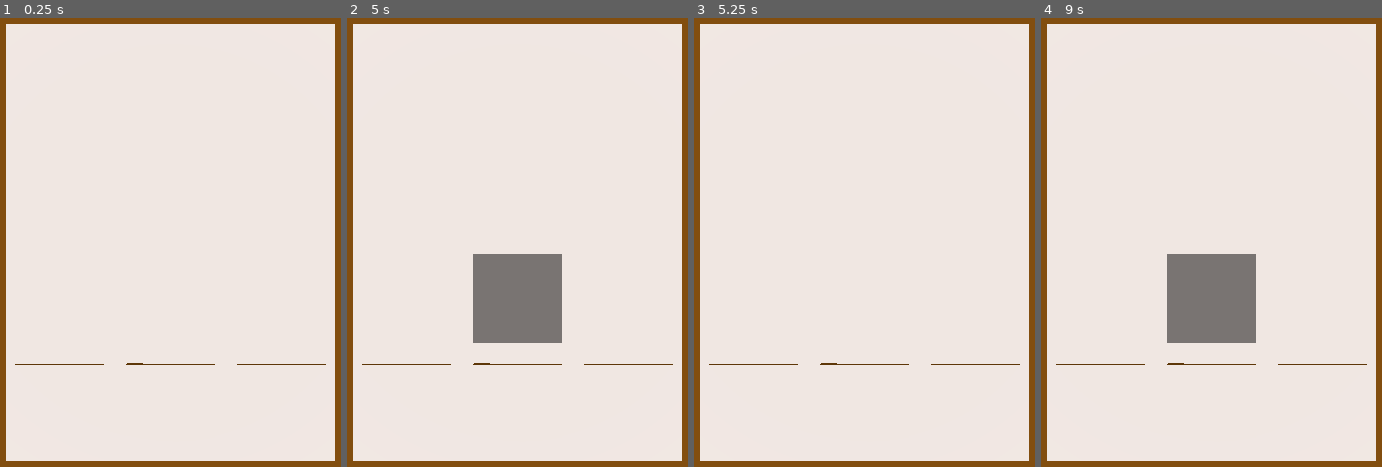
Above: before the commit, frames 1-4 (left to right).
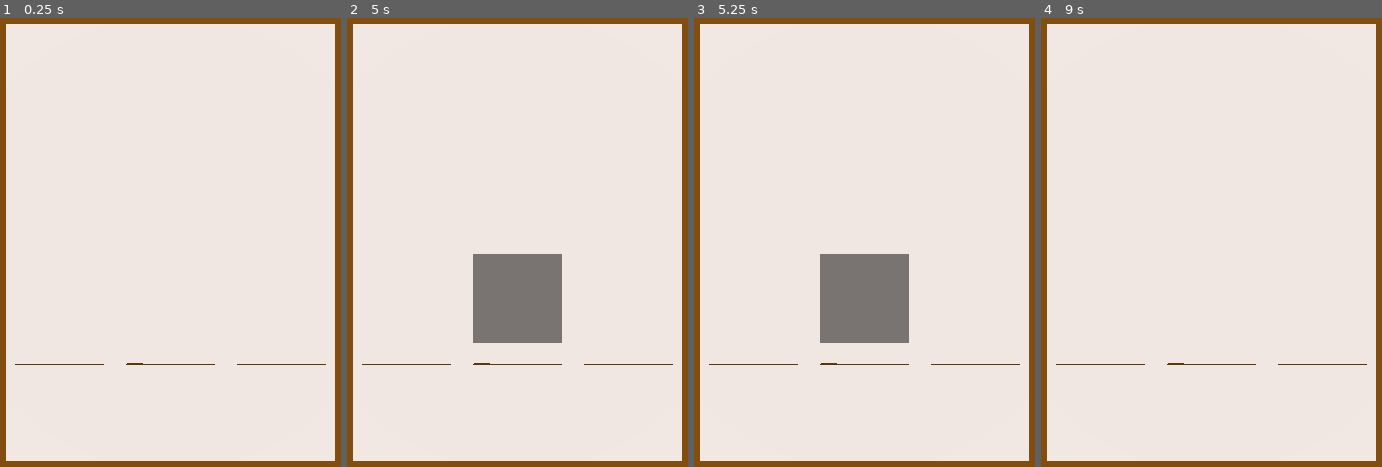
Above: after the commit, the same moments.

Repository: vitalya-dev/Catch-the-Lion
Game: Godot game, scene res://scenes/Main.tscn
Two runs of this game, one before a commit and one after it. Both use one fixed random seed, a clock stepped at 60 frames per second and the inputs below.
Inputs (mouse positions are in pixels of both pictures, inside the frame that each line leads up to):
- Up to frame 1 (0.25 s): no input
- Up to frame 2 (5 s): tap Enter at 0.5, 2, 3.5 s; move the mouse to (outside the picture) at 0.52 s; click (outside the picture) at 0.67 s; tap Space at 1.25, 2.75, 4.25 s; move the mouse to (357, 264) at 1.27 s; click (357, 264) at 1.42 s; move the mouse to (595, 143) at 2.02 s; click (595, 143) at 2.17 s; move the mouse to (476, 332) at 2.77 s; click (476, 332) at 2.92 s; move the mouse to (outside the picture) at 3.52 s; click (outside the picture) at 3.67 s; move the mouse to (outside the picture) at 4.27 s; click (outside the picture) at 4.42 s
- Up to frame 3 (5.25 s): move the mouse to (905, 242) at 5.02 s; click (905, 242) at 5.17 s
- Up to frame 4 (9 s): move the mouse to (1092, 130) at 5.77 s; click (1092, 130) at 5.92 s; move the mouse to (outside the picture) at 6.52 s; click (outside the picture) at 6.67 s; move the mouse to (1051, 264) at 7.27 s; click (1051, 264) at 7.42 s; move the mouse to (1289, 143) at 8.02 s; click (1289, 143) at 8.17 s; move the mouse to (1170, 332) at 8.77 s; click (1170, 332) at 8.92 s

Frames 1-2 are identical in both runs. In frame 3, 5.2% of the frame differs, in the area x 36-64%, y 52-73%; in frame 4, 5.2%.

Commit message:
Working On Pieces.

Diff:
--- a/scenes/Main.tscn
+++ b/scenes/Main.tscn
@@ -1,13 +1,16 @@
-[gd_scene load_steps=15 format=3 uid="uid://b7hgg3b2gex8p"]
+[gd_scene load_steps=18 format=3 uid="uid://b7hgg3b2gex8p"]
 
 [ext_resource type="Script" path="res://scripts/Main.gd" id="1_2phso"]
 [ext_resource type="ArrayMesh" uid="uid://bkvsl3nxqq1bc" path="res://assets/models/Chick.obj" id="1_l1hwv"]
 [ext_resource type="Script" path="res://scripts/Board.gd" id="2_ca0ym"]
 [ext_resource type="ArrayMesh" uid="uid://d2k0mntj66255" path="res://assets/models/Elephant.obj" id="2_e8klm"]
 [ext_resource type="ArrayMesh" uid="uid://0gvwp21xg4qk" path="res://assets/models/Board.obj" id="3_rooy4"]
-[ext_resource type="Script" path="res://scripts/Piece.gd" id="3_udec2"]
+[ext_resource type="Script" path="res://scripts/Chick.gd" id="4_8tvbj"]
 [ext_resource type="ArrayMesh" uid="uid://fhwe4mvund8p" path="res://assets/models/Lion.obj" id="4_13474"]
 [ext_resource type="ArrayMesh" uid="uid://ou0exqxnkddi" path="res://assets/models/Giraffe.obj" id="5_bn2c8"]
+[ext_resource type="Script" path="res://scripts/Elephant.gd" id="6_l0043"]
+[ext_resource type="Script" path="res://scripts/Lion.gd" id="8_e26gx"]
+[ext_resource type="Script" path="res://scripts/Giraffe.gd" id="9_qlqf1"]
 
 [sub_resource type="Environment" id="Environment_r2c78"]
 background_mode = 1
@@ -56,7 +59,7 @@
 
 [node name="Chick" type="Area3D" parent="Pieces"]
 transform = Transform3D(1, 0, 0, 0, 1, 0, 0, 0, 1, 0, 0, 0.5)
-script = ExtResource("3_udec2")
+script = ExtResource("4_8tvbj")
 
 [node name="MeshInstance" type="MeshInstance3D" parent="Pieces/Chick"]
 mesh = ExtResource("1_l1hwv")
@@ -67,7 +70,7 @@
 
 [node name="Elephant" type="Area3D" parent="Pieces"]
 transform = Transform3D(1, 0, 0, 0, 1, 0, 0, 0, 1, -1, 0, 1.5)
-script = ExtResource("3_udec2")
+script = ExtResource("6_l0043")
 
 [node name="MeshInstance" type="MeshInstance3D" parent="Pieces/Elephant"]
 mesh = ExtResource("2_e8klm")
@@ -78,7 +81,7 @@
 
 [node name="Lion" type="Area3D" parent="Pieces"]
 transform = Transform3D(0.999962, -0.00872654, 0, 0.00872654, 0.999962, 0, 0, 0, 1, 0, 0, 1.5)
-script = ExtResource("3_udec2")
+script = ExtResource("8_e26gx")
 
 [node name="MeshInstance" type="MeshInstance3D" parent="Pieces/Lion"]
 mesh = ExtResource("4_13474")
@@ -89,7 +92,7 @@
 
 [node name="Giraffe" type="Area3D" parent="Pieces"]
 transform = Transform3D(1, 0, 0, 0, 1, 0, 0, 0, 1, 1, 0, 1.5)
-script = ExtResource("3_udec2")
+script = ExtResource("9_qlqf1")
 
 [node name="MeshInstance" type="MeshInstance3D" parent="Pieces/Giraffe"]
 mesh = ExtResource("5_bn2c8")
--- a/scripts/Board.gd
+++ b/scripts/Board.gd
@@ -1,4 +1,6 @@
 extends Area3D
+
+class_name Board
 
 signal board_clicked
 
@@ -8,10 +10,19 @@
 
 func _on_board_clicked(camera, event, position, normal, shape_idx):
 	if event is InputEventMouseButton and event.pressed and event.button_index == MOUSE_BUTTON_LEFT:
-		var local_pos = to_local(position) + Vector3(1.5, 0, 2)
-		var grid_pos = Vector2(local_pos.x, local_pos.z).floor()
+		var grid_pos = global_to_grid(position)
 		board_clicked.emit(grid_pos)
 
+func get_piece_grid_position(piece):
+	return global_to_grid(piece.global_transform.origin)
+
+func global_to_grid(global_pos):
+	var local_pos = to_local(global_pos) + Vector3(1.5, 0, 2)
+	return Vector2(local_pos.x, local_pos.z).floor()
+
+func grid_to_global(grid_pos):
+	var local_pos = Vector3(grid_pos.x - 1, 0, grid_pos.y - 1.5)
+	return to_global(local_pos)
 
 # Called every frame. 'delta' is the elapsed time since the previous frame.
 func _process(delta):
--- /dev/null
+++ b/scripts/Chick.gd
@@ -0,0 +1,6 @@
+extends Piece
+
+class_name Chick
+
+func get_possible_moves():
+	return [Vector2(0, 1 * side)]
--- /dev/null
+++ b/scripts/Elephant.gd
@@ -0,0 +1,6 @@
+extends Piece
+
+class_name Elephant
+
+func get_possible_moves():
+	return [Vector2(1, 1), Vector2(-1, -1), Vector2(1, -1), Vector2(-1, 1)]
--- /dev/null
+++ b/scripts/Giraffe.gd
@@ -0,0 +1,6 @@
+extends Piece
+
+class_name Giraffe
+
+func get_possible_moves():
+	return [Vector2(0, 1), Vector2(0, -1), Vector2(1, 0), Vector2(-1, 0)]
--- /dev/null
+++ b/scripts/Lion.gd
@@ -0,0 +1,9 @@
+extends Piece
+
+class_name Lion
+
+func get_possible_moves():
+	return [
+		Vector2(1 , 1), Vector2(-1 , -1), Vector2(1 , -1), Vector2(-1 , 1),
+		Vector2(0, 1), Vector2(0, -1), Vector2(1 , 0), Vector2(-1 , 0)
+	]
--- a/scripts/Main.gd
+++ b/scripts/Main.gd
@@ -12,12 +12,14 @@
 
 func _on_board_clicked(grid_pos):
 	if selected_piece:
-		move_selected_piece_to_grid_position(grid_pos)
-		_on_piece_clicked(selected_piece)
+		var piece_pos = $Board.get_piece_grid_position(selected_piece)
+		var move = grid_pos - piece_pos
+		if move in selected_piece.get_possible_moves():
+			move_selected_piece_to_grid_position(grid_pos)
+			_on_piece_clicked(selected_piece)
 
 func move_selected_piece_to_grid_position(grid_pos):
-	var local_pos = Vector3(grid_pos.x - 1, 0, grid_pos.y - 1.5)
-	var global_pos = $Board.to_global(local_pos)
+	var global_pos = $Board.grid_to_global(grid_pos)
 	selected_piece.global_transform.origin.x = global_pos.x
 	selected_piece.global_transform.origin.z = global_pos.z
 	selected_piece.transform.origin.y = 0
--- a/scripts/Piece.gd
+++ b/scripts/Piece.gd
@@ -8,10 +8,18 @@
 var mesh: MeshInstance3D
 var original_color: Color
 
+enum Side {
+    BLACK = -1,
+    WHITE = 1
+}
+
+var side: int
+
 func _ready():
 	input_event.connect(_on_piece_clicked)
 	mesh = get_node("MeshInstance")
 	original_color = mesh.get_active_material(0).albedo_color
+	side = Side.BLACK if transform.basis.z.z >= 0 else Side.WHITE
 
 func highlight(select):
 	mesh.get_active_material(0).albedo_color = original_color.lerp(Color.BLACK, 0.5) if select else original_color
@@ -20,3 +28,6 @@
 func _on_piece_clicked(camera, event, position, normal, shape_idx):
 	if event is InputEventMouseButton and event.pressed and event.button_index == MOUSE_BUTTON_LEFT:
 		piece_clicked.emit(self)
+
+func get_possible_moves():
+	return [Vector2(0, 0)]
